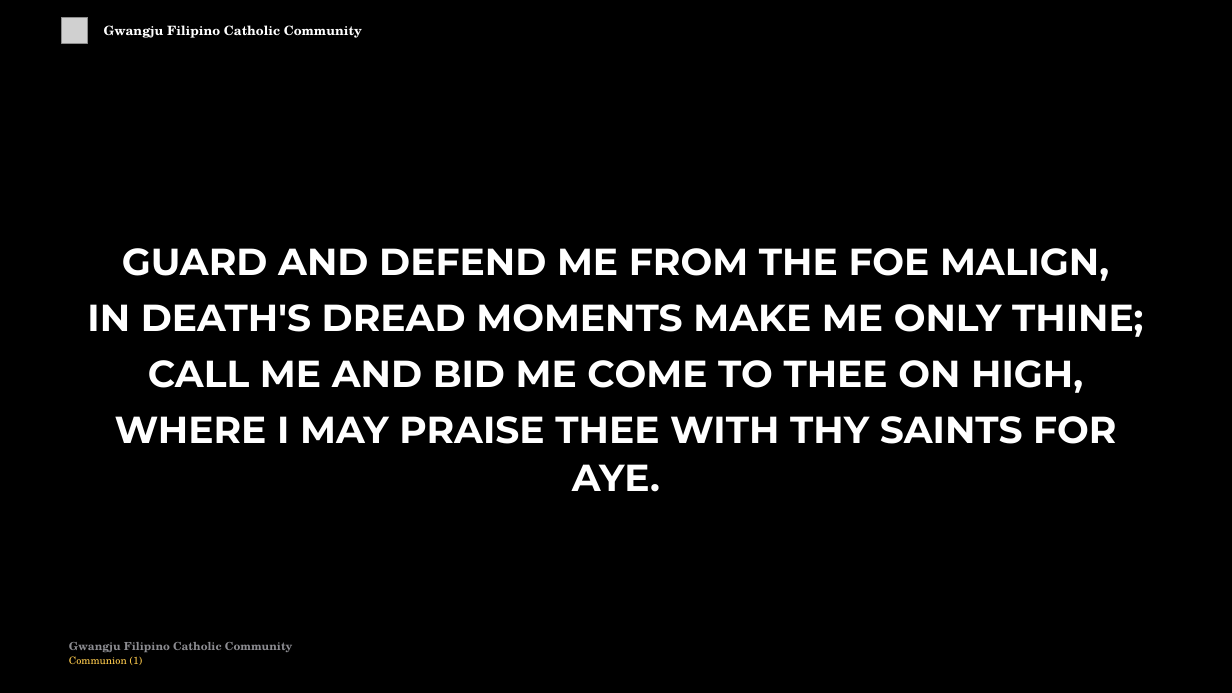
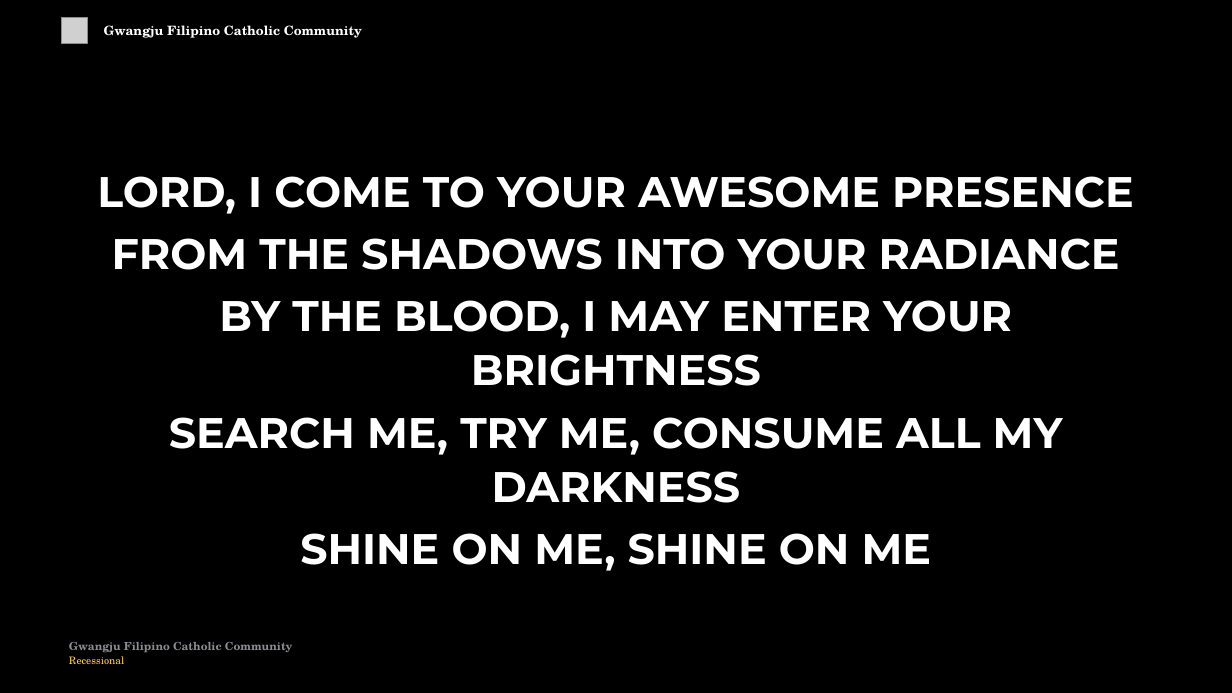
Before and after one commit to divinogabriel9/verbum, a slide deck: slide 76 of outputs/GFCC17May2026_Eastertide.pptx (slide 55 before the commit). Drawn at 1232x693 pixels with LibreOffice and Linux fonts; fonts in the diff are those of the drawing; grey boxes stand for pictures. Boxes give left, top, right and bottom in pixels: in the first picture for what was removed or moved away, otherwise in the second. Text is boxed around its words. In the diff, an @@ line names an element or a change of style, - is before the commit and + after.

```diff
--- a/outputs/GFCC17May2026_Eastertide.pptx
+++ b/outputs/GFCC17May2026_Eastertide.pptx
@@ text at (97, 176, 1134, 571): text changed; size 44 to 50 pt @@
-GUARD AND DEFEND ME FROM THE FOE MALIGN,
-IN DEATH'S DREAD MOMENTS MAKE ME ONLY THINE;
-CALL ME AND BID ME COME TO THEE ON HIGH,
-WHERE I MAY PRAISE THEE WITH THY SAINTS FOR AYE.
+LORD, I COME TO YOUR AWESOME PRESENCE
+FROM THE SHADOWS INTO YOUR RADIANCE
+BY THE BLOOD, I MAY ENTER YOUR BRIGHTNESS
+SEARCH ME, TRY ME, CONSUME ALL MY DARKNESS
+SHINE ON ME, SHINE ON ME
@@ text at (69, 656, 124, 664): text changed @@
-Communion (1)
+Recessional
```
Also in this commit, not shown: 10 other slides changed, 13 slides added, 2 slides removed, 11 other files.
